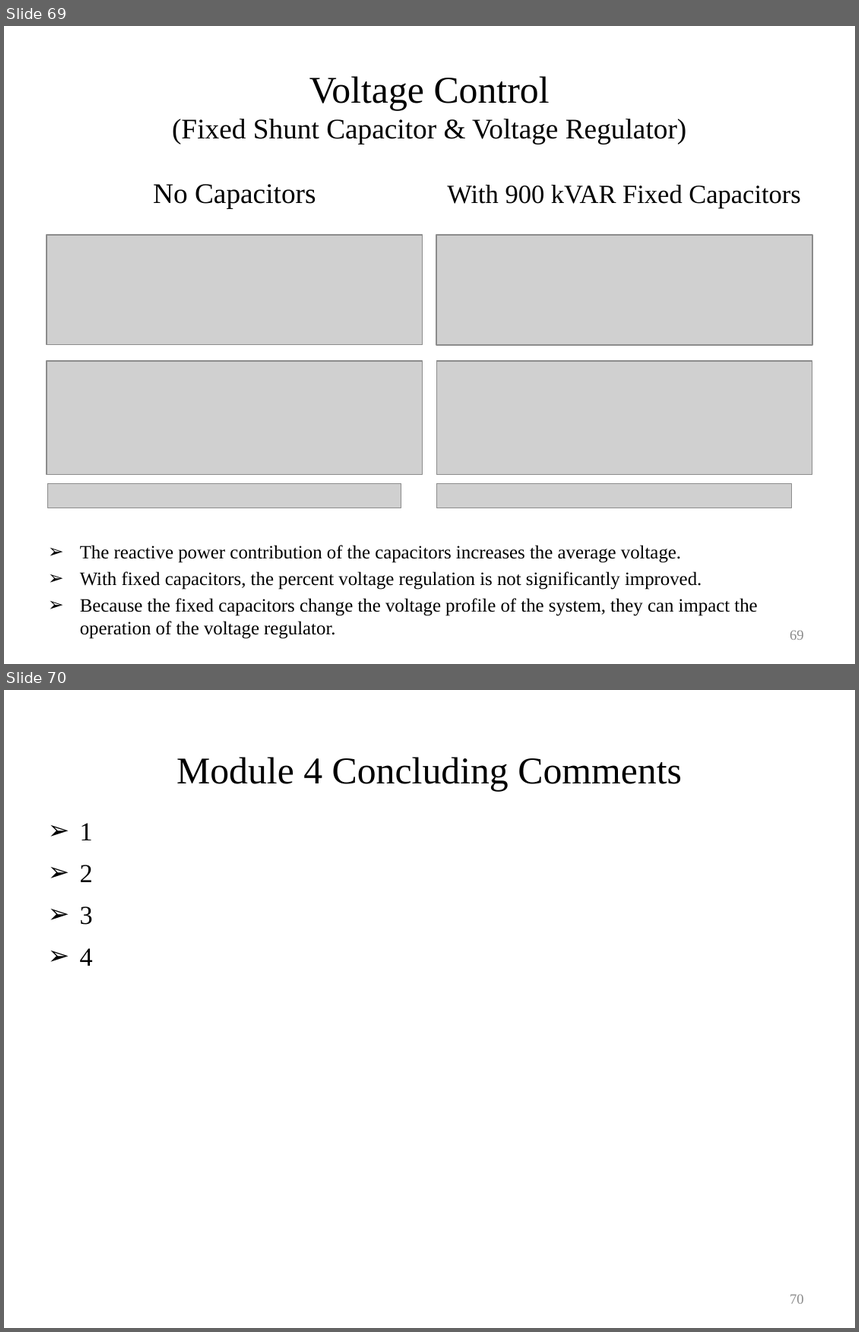
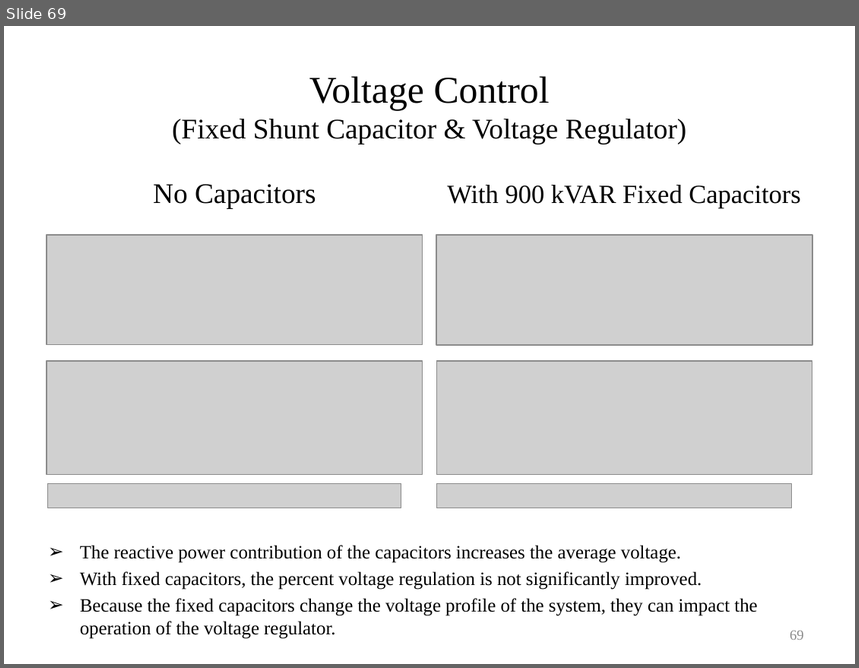
Before and after one commit to gridlab-d/course, a slide deck: University of Washington Class/Module 4 - Voltage control devices.pptx. Shown one above the other, each under a label of ours: slides 69 and 70 before the commit, slide 69 after it. The pictures are 859x1332 and 859x668 pixels, drawn with LibreOffice and Linux fonts; fonts in the diff are those of the drawing; grey boxes stand for pictures. Boxes give left, top, right and bottom in pixels: in the first picture for what was removed or moved away, otherwise in the second. Text is boxed around its words. In the diff, an @@ line names an element or a change of style, - is before the commit and + after.

```diff
--- a/University of Washington Class/Module 4 - Voltage control devices.pptx
+++ b/University of Washington Class/Module 4 - Voltage control devices.pptx
@@ slide 70 removed at (4,690,855,1328), background #FFFFFF @@
@@ title removed at (177,757,682,791) @@
-Module 4 Concluding Comments
@@ text removed at (80,823,93,966) @@
-➢ 1
-➢ 2
-➢ 3
-➢ 4
@@ page number removed at (790,1294,804,1304) @@
-70
```
Also in this commit, not shown: 4 slides changed, 1 slide added, 4 other files.
